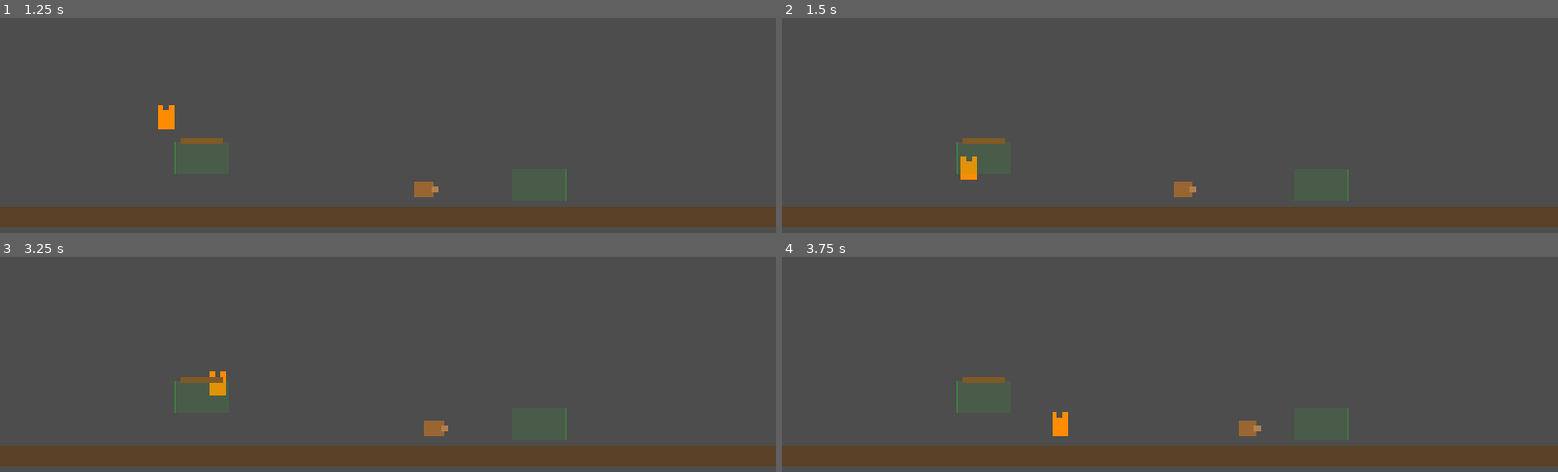
Above: before the commit, frames 1-4 (two rows, left to right).
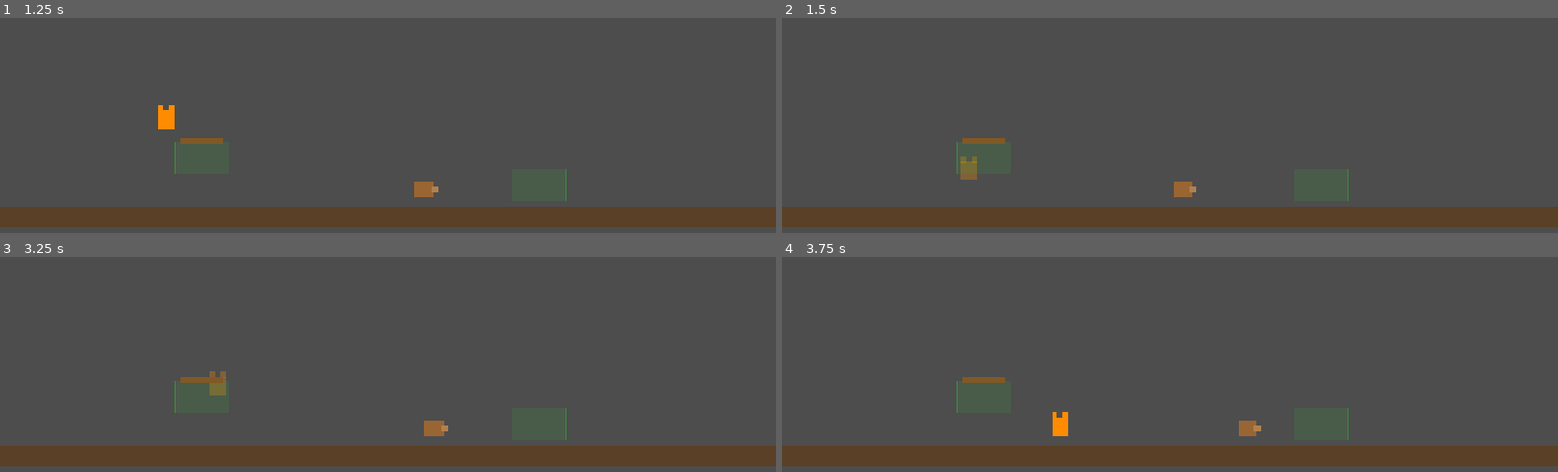
Above: after the commit, the same moments.

Repository: droptablestar/sneaky-cat-2d
Game: Godot game, scene res://scenes/main.tscn
Two runs of this game, one before a commit and one after it. Both use one fixed random seed, a clock stepped at 60 frames per second and the inputs below.
Inputs:
- Up to frame 1 (1.25 s): tap Enter (ui_accept) at 0.5, 0.77 s; hold Right (ui_right) from 0.53 s (still down)
- Up to frame 2 (1.5 s): keep holding Right (ui_right)
- Up to frame 3 (3.25 s): tap Enter (ui_accept) at 1.52, 3.02 s; release Right (ui_right) at 2.03 s; hold Left (ui_left) 2.03-2.78 s; hold Right (ui_right) from 2.78 s (still down)
- Up to frame 4 (3.75 s): keep holding Right (ui_right)

Frame 1 is identical in both runs. In frame 2, 0.2% of the frame differs, in the area x 23-26%, y 64-76%; in frame 3, 0.2%; in frame 4, nothing differs.

Commit message:
Fix hiding mechanic and chase cancel
- Fix Area2D collision mask to monitor cat on layer 2
- Use .get() for is_hidden checks in dog/human chase logic

Diff:
--- a/scripts/characters/dog.gd
+++ b/scripts/characters/dog.gd
@@ -23,7 +23,7 @@
 		state = State.PATROL
 		return
 
-	if chase_target.is_hidden:
+	if chase_target.get("is_hidden"):
 		state = State.PATROL
 		chase_target = null
 		return
--- a/scripts/characters/human.gd
+++ b/scripts/characters/human.gd
@@ -35,7 +35,7 @@
 		state = State.PATROL
 		return
 
-	if chase_target.is_hidden:
+	if chase_target.get("is_hidden"):
 		state = State.PATROL
 		chase_target = null
 		return
--- a/scripts/objects/hide_spot.gd
+++ b/scripts/objects/hide_spot.gd
@@ -6,6 +6,8 @@
 @onready var platform: StaticBody2D = $Platform
 
 func _ready() -> void:
+	# Area2D must monitor layer 2 (cat) to fire body_entered/exited
+	set_collision_mask_value(2, true)
 	# Platform on layer 4 so only the cat (mask 4) can land on it
 	platform.set_collision_layer_value(1, false)
 	platform.set_collision_layer_value(4, is_platform)
